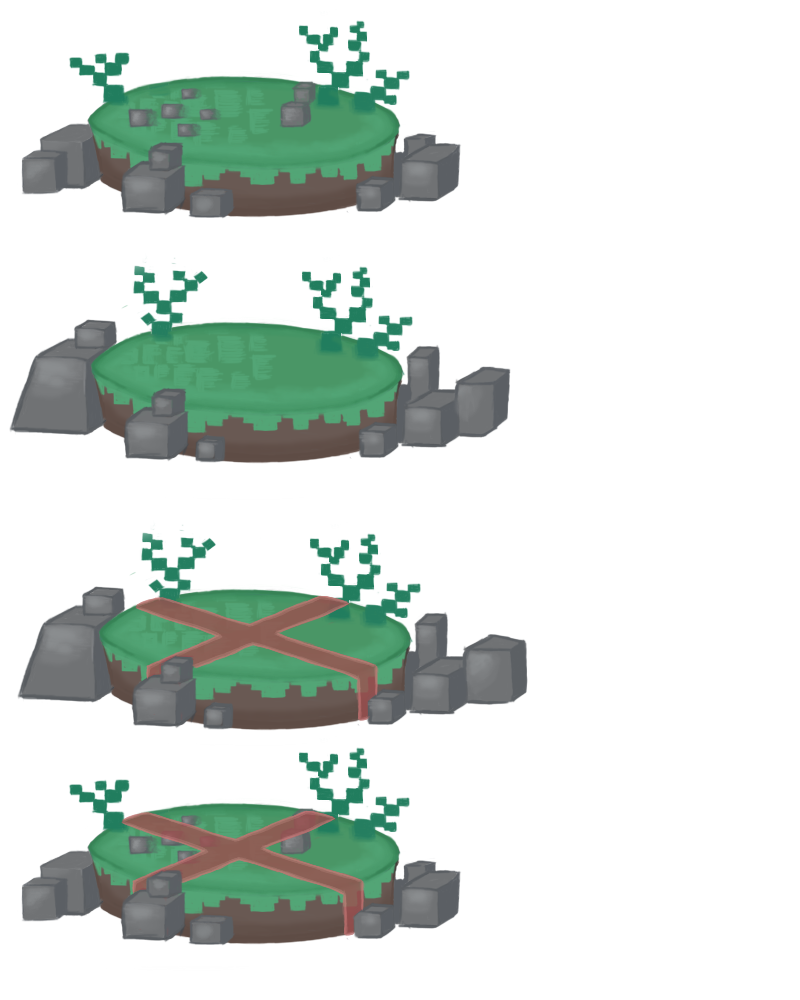
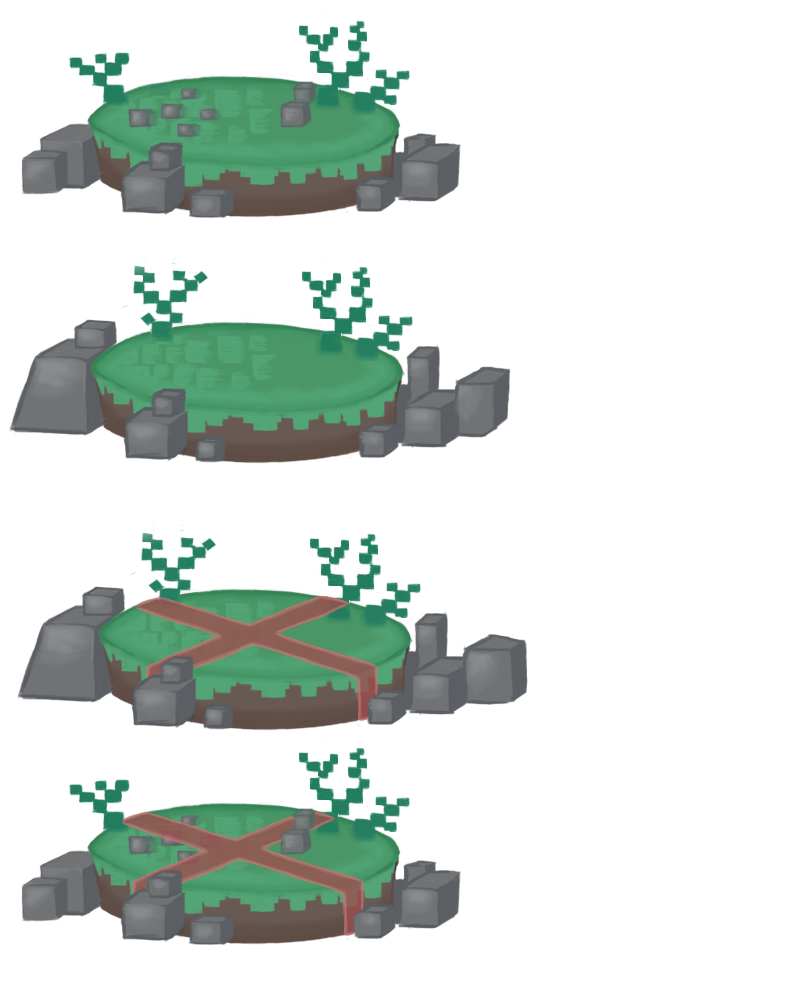
The second 800px x 1000px image is a revision of the first. Changes to its layers:
painted on "Cross kopiera" over <box>280,810,316,842</box>
